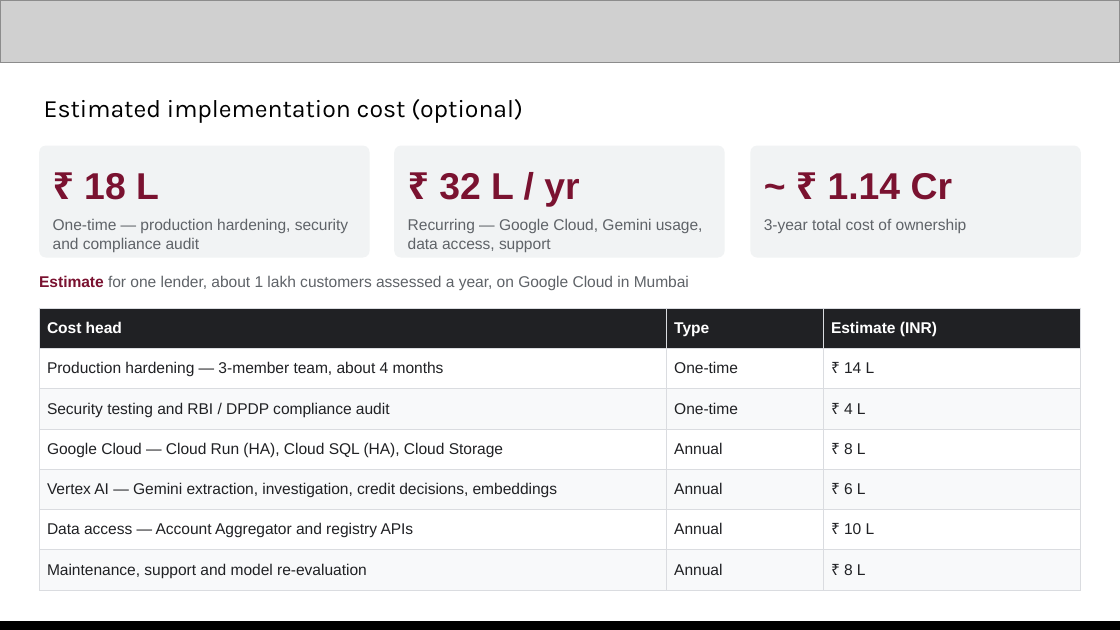
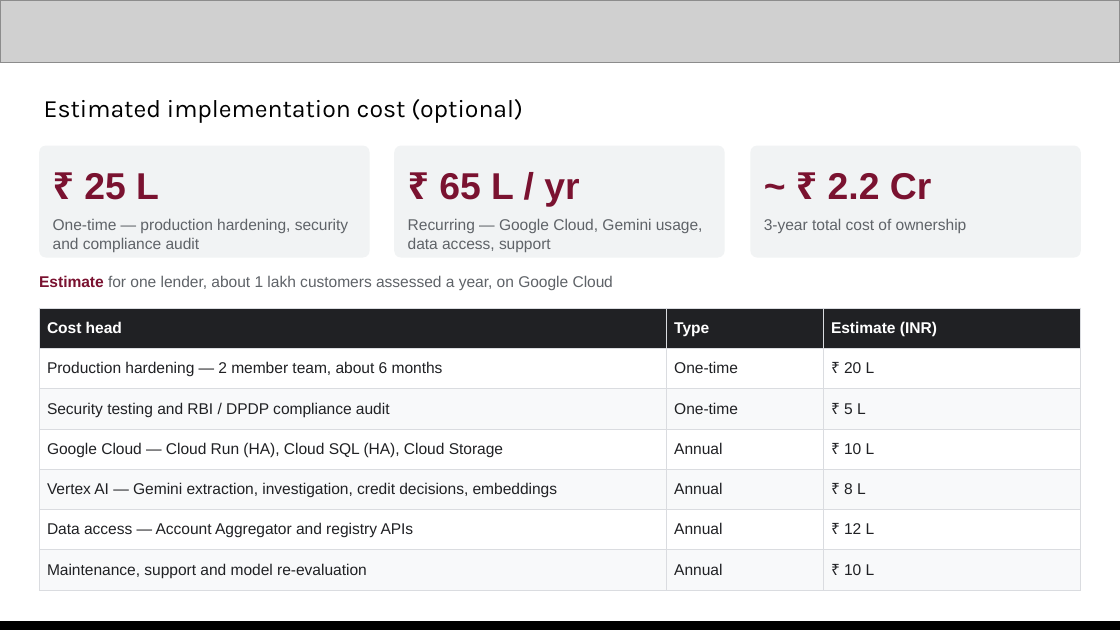
Before and after one commit to abhinavmukwane/FinRiskLensAI-RAG-V2, a slide deck: slide 9 of Doc/FinRiskLens_AI_Builder_Cup_2026.pptx. Drawn at 1120x630 pixels with LibreOffice and Linux fonts; fonts in the diff are those of the drawing; grey boxes stand for pictures. Boxes give left, top, right and bottom in pixels: in the first picture for what was removed or moved away, otherwise in the second. Text is boxed around its words. In the diff, an @@ line names an element or a change of style, - is before the commit and + after.

```diff
--- a/Doc/FinRiskLens_AI_Builder_Cup_2026.pptx
+++ b/Doc/FinRiskLens_AI_Builder_Cup_2026.pptx
@@ text at box(84, 173, 159, 200): text changed @@
-₹ 18 L
+₹ 25 L
@@ text at box(439, 173, 579, 207): text changed @@
-₹ 32 L / yr
+₹ 65 L / yr
@@ text at box(828, 173, 931, 200): text changed @@
-~ ₹ 1.14 Cr
+~ ₹ 2.2 Cr
@@ text at box(39, 275, 613, 290): text changed @@
-Estimate for one lender, about 1 lakh customers assessed a year, on Google Cloud in Mumbai
+Estimate for one lender, about 1 lakh customers assessed a year, on Google Cloud
@@ table at box(39, 308, 1081, 590) @@
-row 2, column 1: Production hardening — 3-member team, about 4 months
+row 2, column 1: Production hardening — 2 member team, about 6 months
-row 2, column 3: ₹ 14 L
+row 2, column 3: ₹ 20 L
-row 3, column 3: ₹ 4 L
+row 3, column 3: ₹ 5 L
-row 4, column 3: ₹ 8 L
+row 4, column 3: ₹ 10 L
-row 5, column 3: ₹ 6 L
+row 5, column 3: ₹ 8 L
-row 6, column 3: ₹ 10 L
+row 6, column 3: ₹ 12 L
-row 7, column 3: ₹ 8 L
+row 7, column 3: ₹ 10 L
```
Also in this commit, not shown: 15 other slides changed, 3 slides added, 2 other files.
